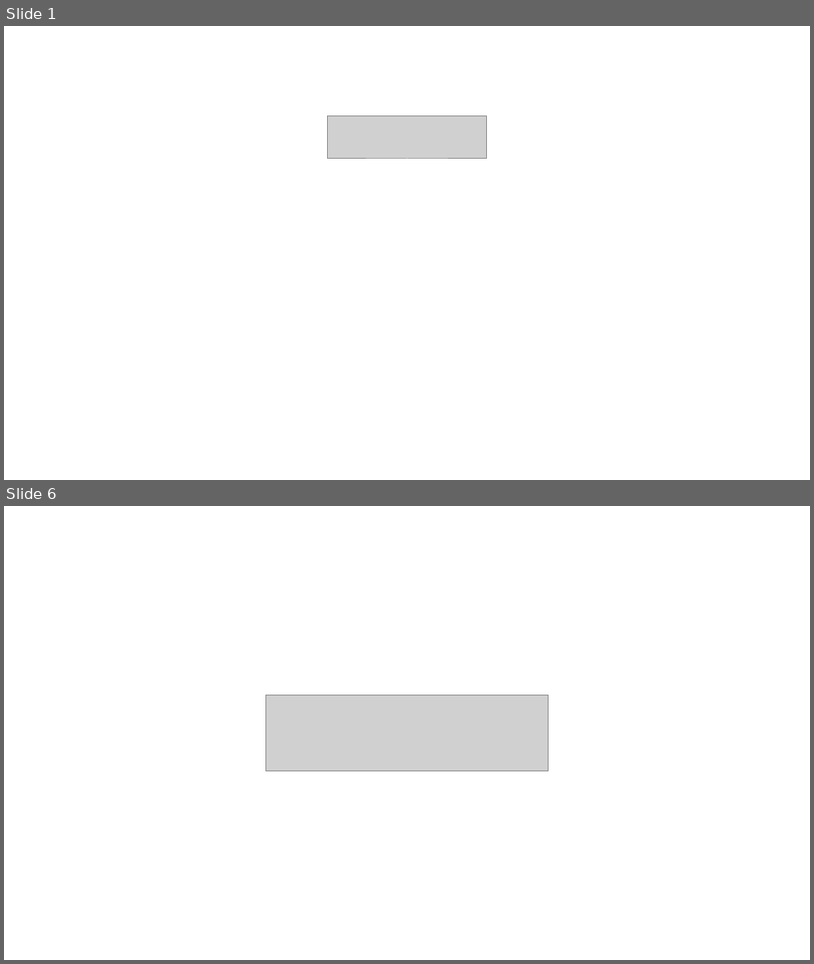
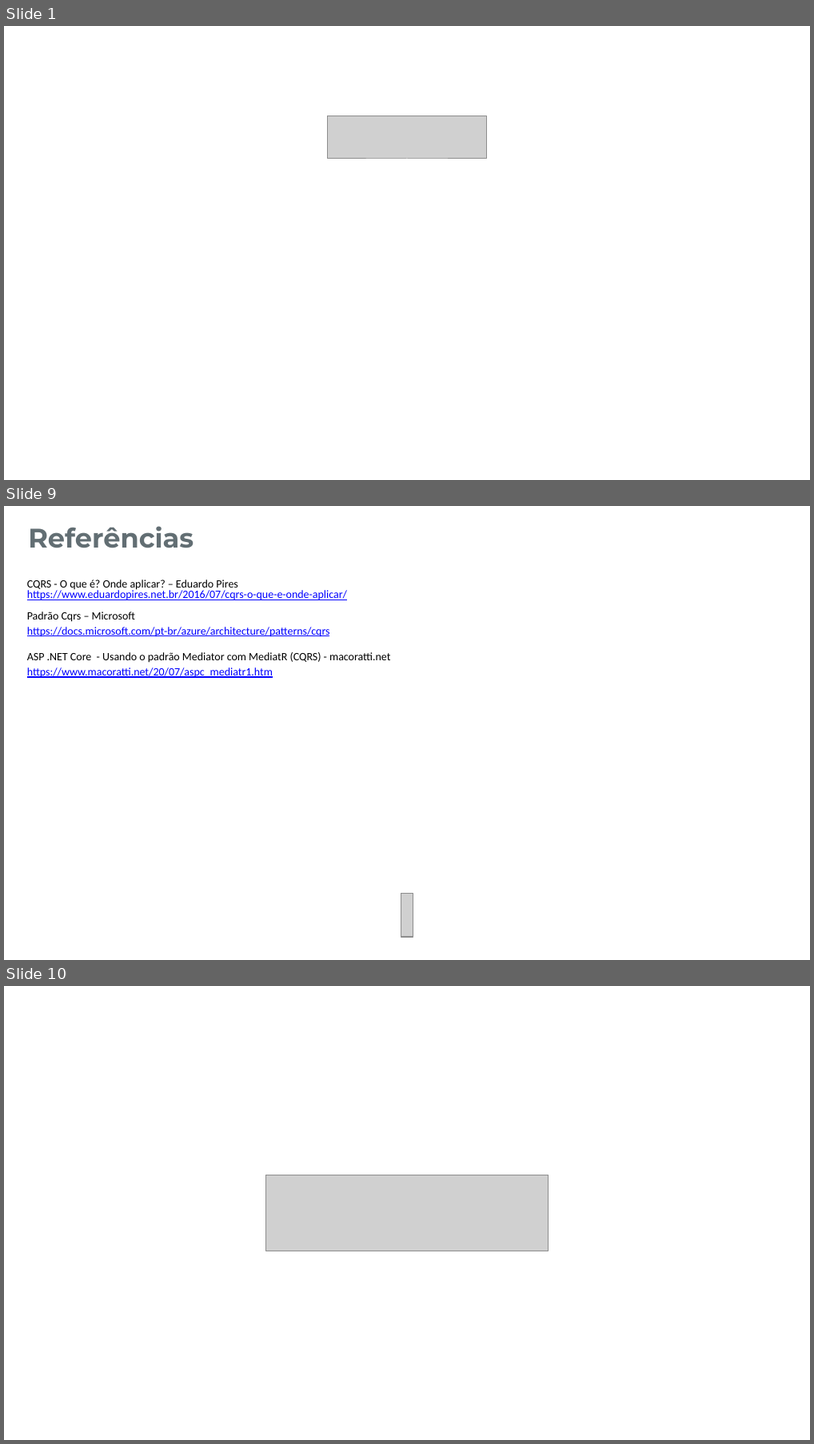
Before and after one commit to marciorela/fiap-trabalho-BancoDadosPeristencia-Concorrencia, a slide deck: 01.Documentos/Apresentação.pptx. Shown one above the other, each under a label of ours: slides 1 and 6 before the commit, slides 1, 9 and 10 after it; the slides between them are not shown. The pictures are 814x964 and 814x1444 pixels, drawn with LibreOffice and Linux fonts; fonts in the diff are those of the drawing; grey boxes stand for pictures; background and template pictures are left out. Boxes give left, top, right and bottom in pixels: in the first picture for what was removed or moved away, otherwise in the second. Text is boxed around its words. In the diff, an @@ line names an element or a change of style, - is before the commit and + after.

```diff
--- a/01.Documentos/Apresentação.pptx
+++ b/01.Documentos/Apresentação.pptx
@@ slide 9 added at bbox=[4, 506, 810, 960], background #FFFFFF @@
@@ text added at bbox=[28, 526, 194, 548], 24 pt, text #626E73, bold @@
+Referências
@@ text added at bbox=[27, 580, 238, 591], 10 pt, text #000000 @@
+CQRS - O que é? Onde aplicar? – Eduardo Pires
@@ text added at bbox=[27, 588, 347, 600], 10 pt, text #0000FF, underline @@
+https://www.eduardopires.net.br/2016/07/cqrs-o-que-e-onde-aplicar/
@@ text added at bbox=[27, 612, 135, 622], 10 pt, text #000000 @@
+Padrão Cqrs – Microsoft
@@ text added at bbox=[27, 627, 330, 637], 10 pt, text #0000FF, underline @@
+https://docs.microsoft.com/pt-br/azure/architecture/patterns/cqrs
@@ text added at bbox=[27, 668, 273, 678], 10 pt, text #0000FF, underline @@
+https://www.macoratti.net/20/07/aspc_mediatr1.htm
@@ text added at bbox=[27, 652, 390, 663], 10 pt, text #000000 @@
+ASP .NET Core - Usando o padrão Mediator com MediatR (CQRS) - macoratti.net
@@ picture added at bbox=[402, 893, 413, 936] @@
@@ what was slide 6 is now slide 10 @@
```
Also in this commit, not shown: 4 slides changed, 3 other slides added, 1 other file.
